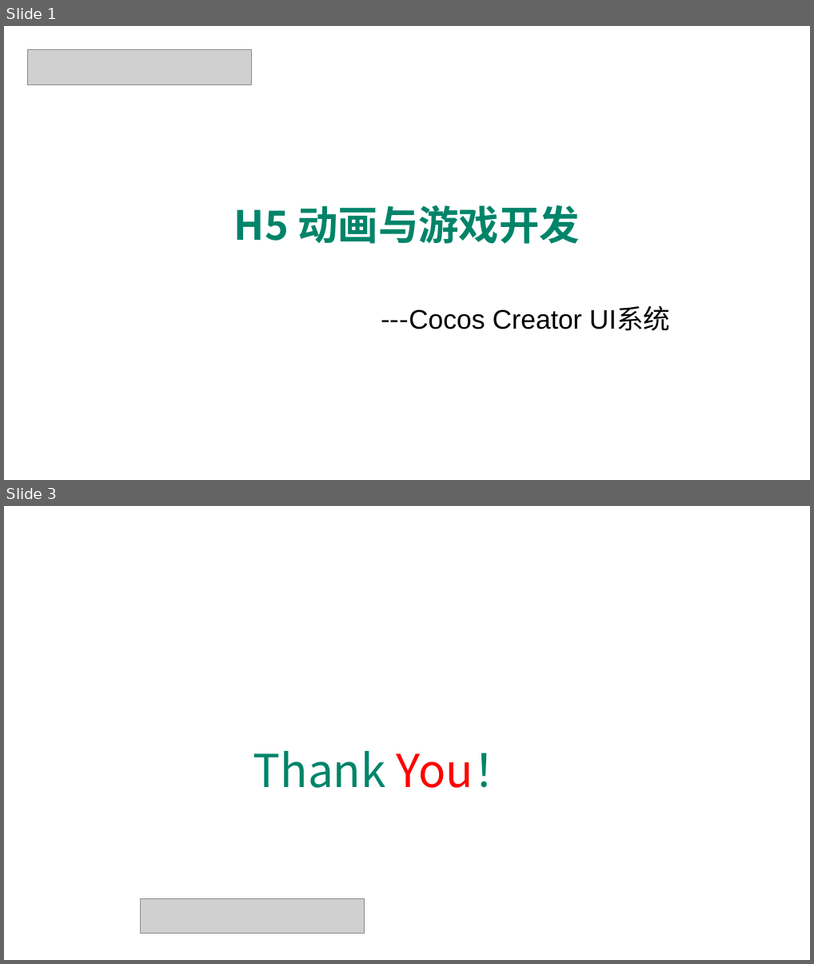
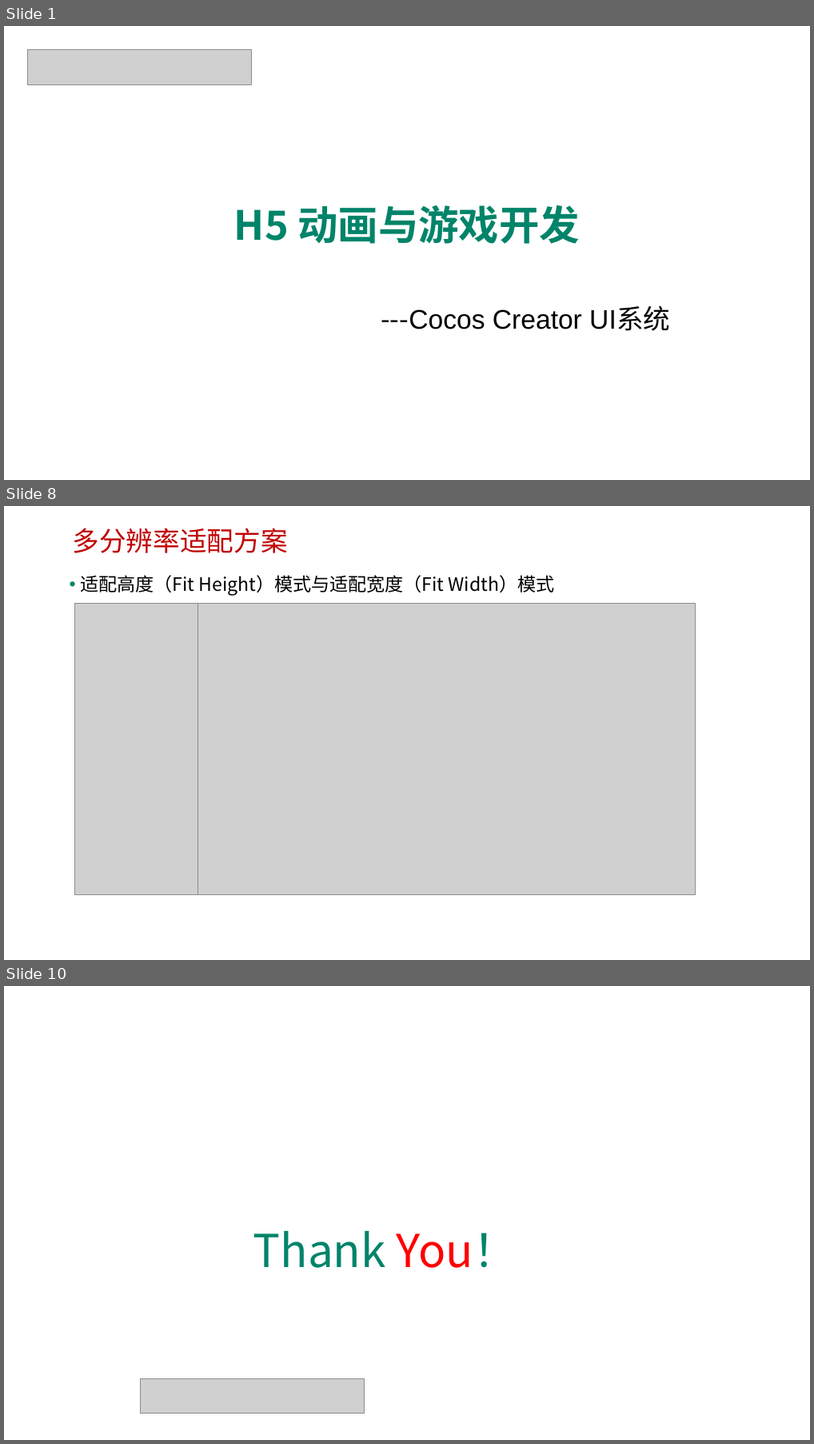
Before and after one commit to edu2act/course-H5-Animation-and-Game-Development, a slide deck: materials/slides/ch18.pptx. Shown one above the other, each under a label of ours: slides 1 and 3 before the commit, slides 1, 8 and 10 after it; the slides between them are not shown. The pictures are 814x964 and 814x1444 pixels, drawn with LibreOffice and Linux fonts; fonts in the diff are those of the drawing; grey boxes stand for pictures; background and template pictures are left out. Boxes give left, top, right and bottom in pixels: in the first picture for what was removed or moved away, otherwise in the second. Text is boxed around its words. In the diff, an @@ line names an element or a change of style, - is before the commit and + after.

```diff
--- a/materials/slides/ch18.pptx
+++ b/materials/slides/ch18.pptx
@@ slide 8 added at (x1=4, y1=506, x2=810, y2=960), background picture (left out) @@
@@ text added at (x1=73, y1=528, x2=288, y2=553), 32 pt, text #C00000 @@
+多分辨率适配方案
@@ text added at (x1=80, y1=575, x2=555, y2=596), 22 pt, text #000000 @@
+• 适配高度（Fit Height）模式与适配宽度（Fit Width）模式
@@ picture added at (x1=74, y1=603, x2=577, y2=894) @@
@@ picture added at (x1=198, y1=603, x2=696, y2=894) @@
@@ what was slide 3 is now slide 10 @@
```
Also in this commit, not shown: 1 slide changed, 6 other slides added, 32 other files.
